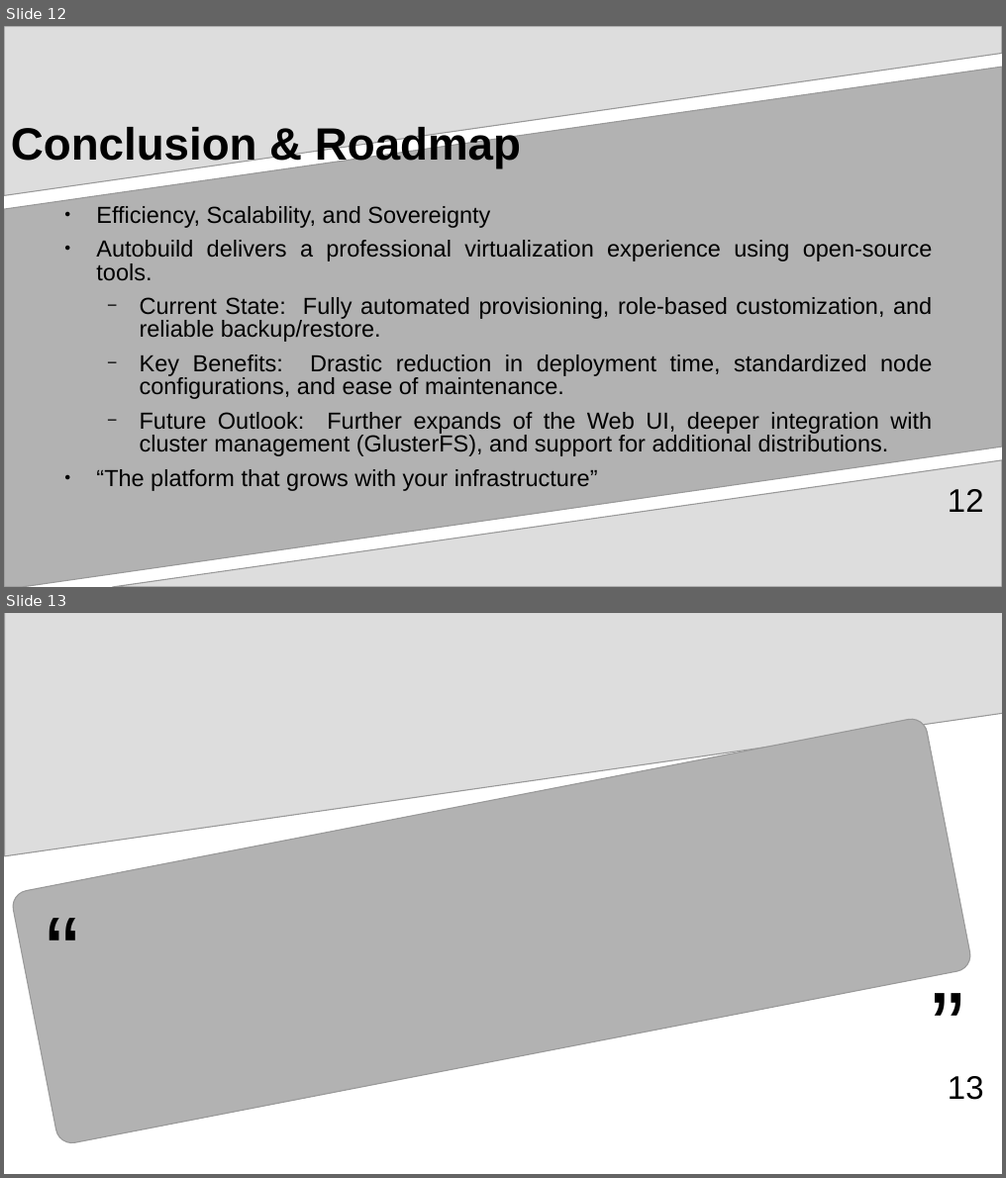
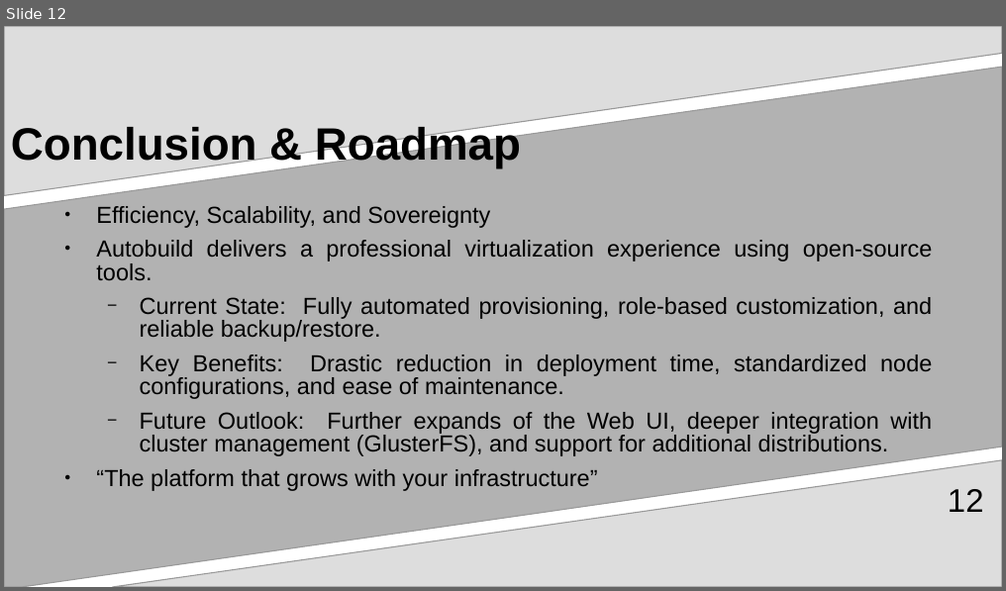
Before and after one commit to tomsandholm/autobuild, a slide deck: presentation/autobuild-presentation-1.odp. Shown one above the other, each under a label of ours: slides 12 and 13 before the commit, slide 12 after it. The pictures are 1006x1178 and 1006x591 pixels, drawn with LibreOffice and Linux fonts; fonts in the diff are those of the drawing. Boxes give left, top, right and bottom in pixels: in the first picture for what was removed or moved away, otherwise in the second. Text is boxed around its words. In the diff, an @@ line names an element or a change of style, - is before the commit and + after.

```diff
--- a/presentation/autobuild-presentation-1.odp
+++ b/presentation/autobuild-presentation-1.odp
@@ slide 13 removed at [4,613,1002,1174], background #FFFFFF @@
@@ freeform shape removed at [5,613,1002,857] @@
@@ rounded rectangle removed at [10,717,972,1147] @@
@@ text removed at [31,886,94,1008] @@
-“
@@ text removed at [917,961,980,1083] @@
-”
@@ page number removed at [947,1076,984,1100] @@
-13
```
Also in this commit, not shown: 1 slide added.
